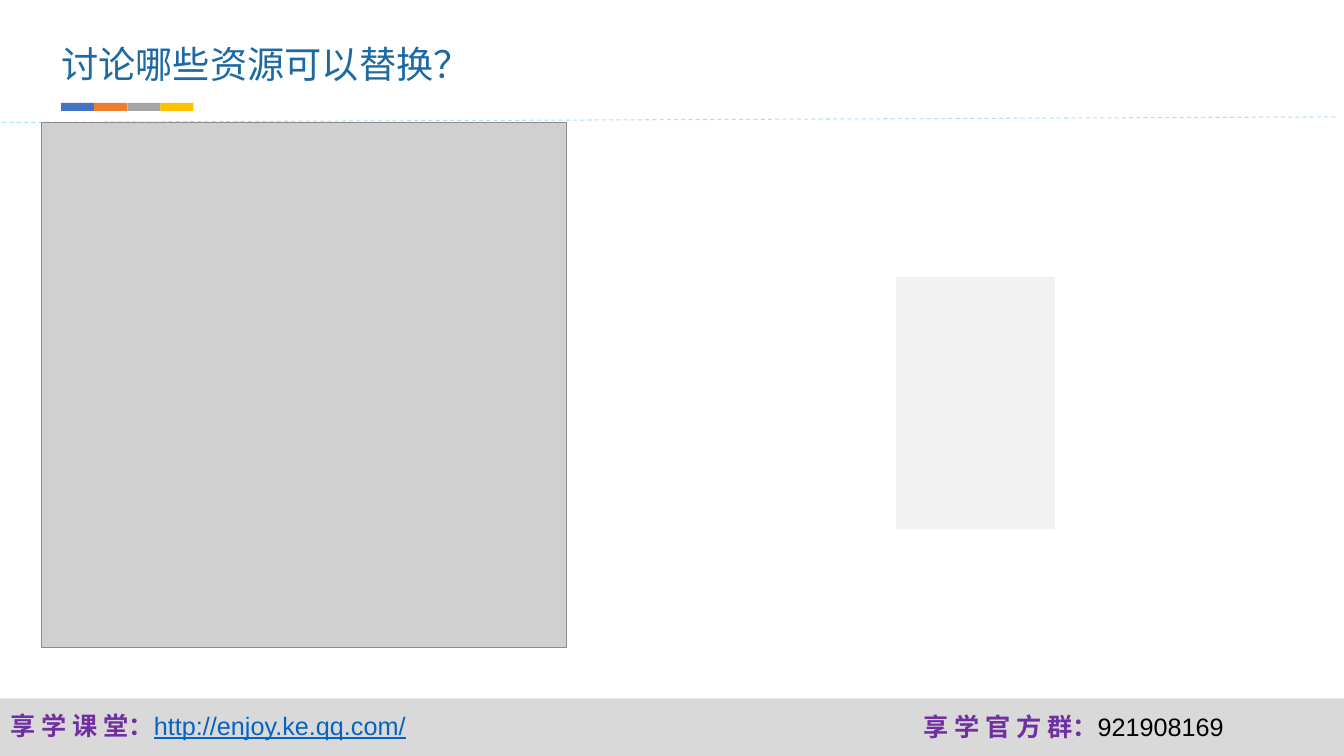
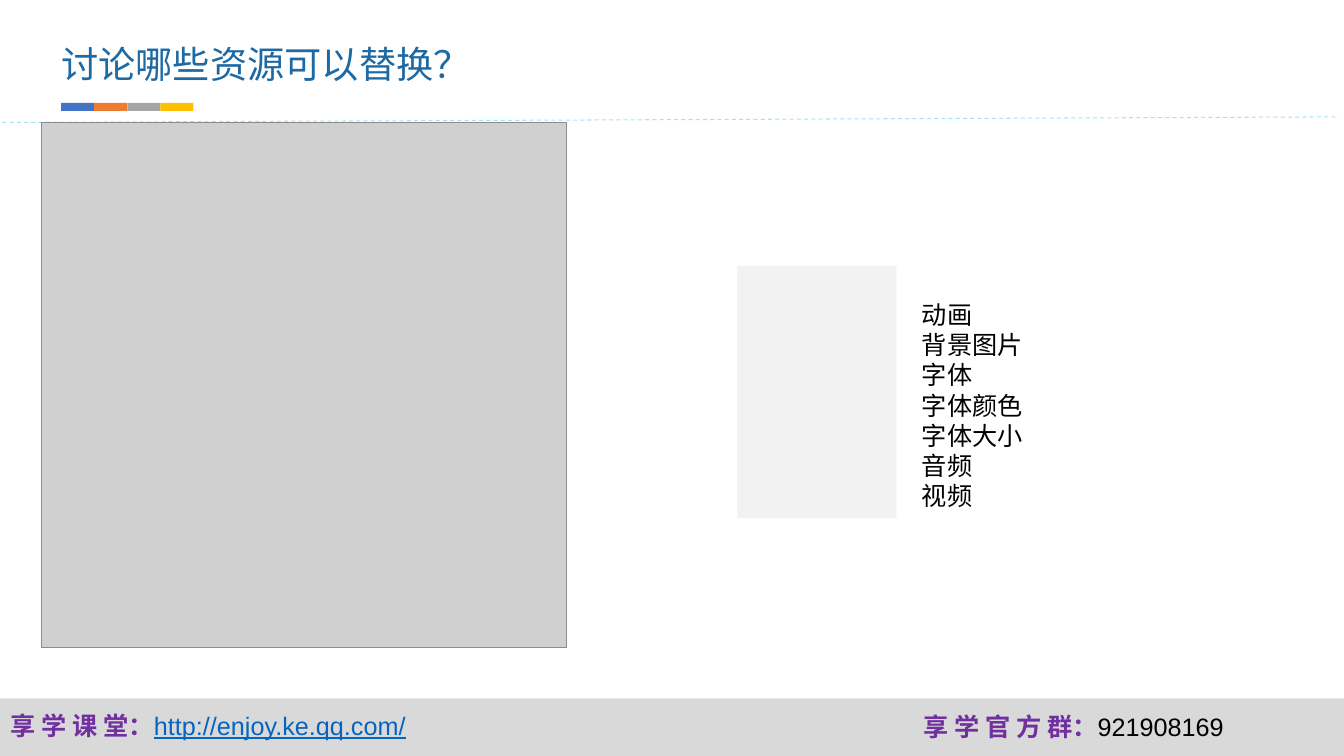
Before and after one commit to fanzhangvip/xiangxue, a slide deck: slide 6 of pre/跟着源码学换肤.pptx. Drawn at 1344x756 pixels with LibreOffice and Linux fonts; fonts in the diff are those of the drawing; grey boxes stand for pictures; background and template pictures are left out. Boxes give left, top, right and bottom in pixels: in the first picture for what was removed or moved away, otherwise in the second. Text is boxed around its words. In the diff, an @@ line names an element or a change of style, - is before the commit and + after.

```diff
--- a/pre/跟着源码学换肤.pptx
+++ b/pre/跟着源码学换肤.pptx
@@ rectangle moved from (x1=896, y1=277, x2=1056, y2=529) to (x1=737, y1=266, x2=896, y2=518) @@
@@ text added at (x1=922, y1=303, x2=1023, y2=507), 18 pt, text #000000 @@
+动画
+背景图片
+字体
+字体颜色
+字体大小
+音频
+视频
```
Also in this commit, not shown: 1 other slide changed, 18 other files.
